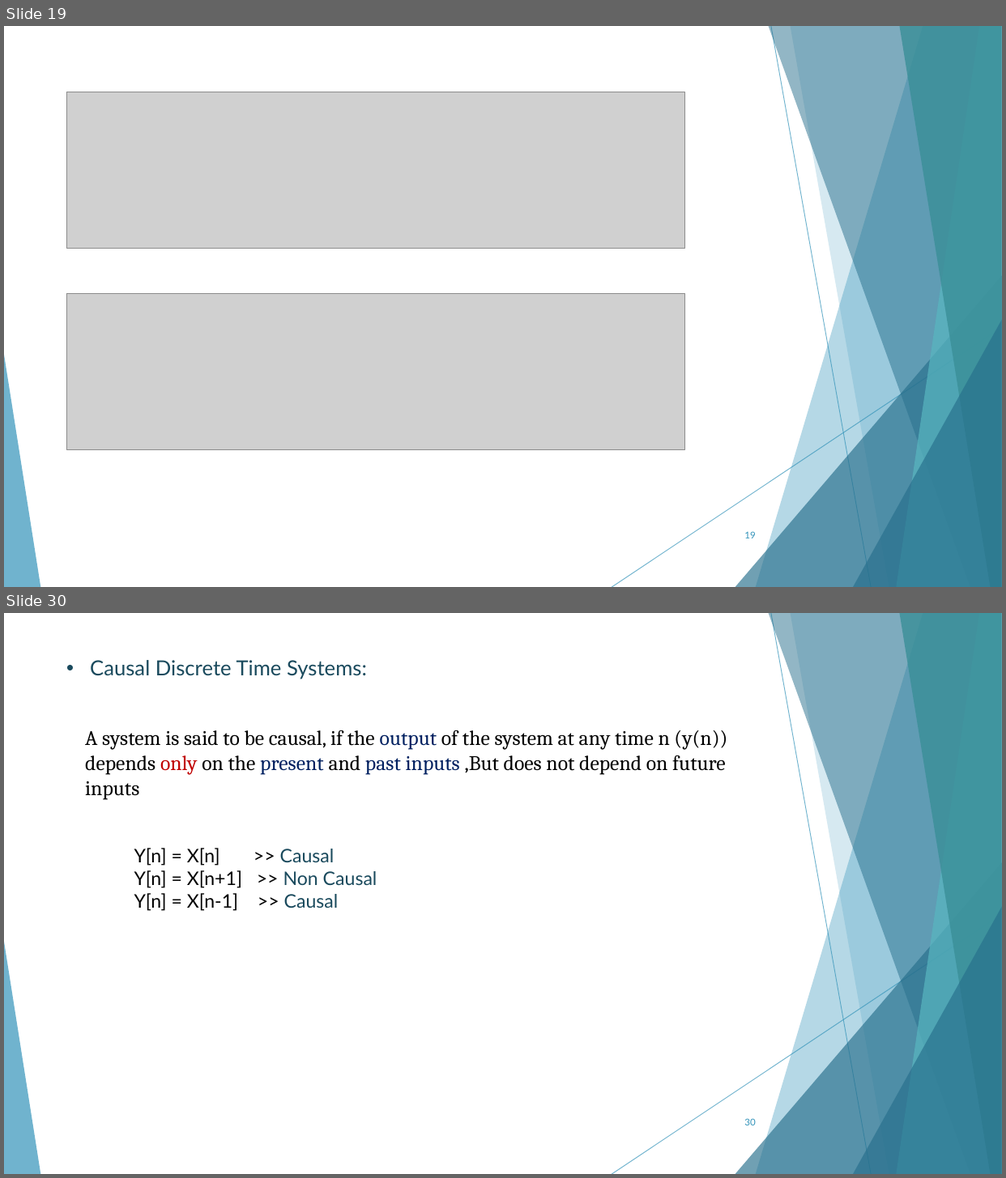
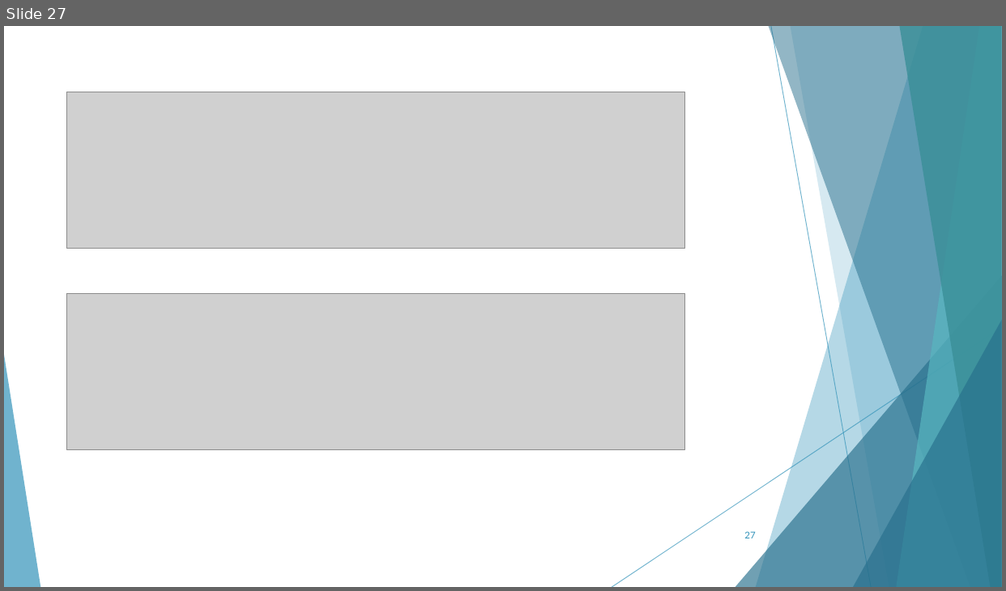
Before and after one commit to AhMjOU/DSP2, a slide deck: lec2.pptx. Shown one above the other, each under a label of ours: slides 19 and 30 before the commit, slide 27 after it; the slides between them are not shown. The pictures are 1006x1178 and 1006x591 pixels, drawn with LibreOffice and Linux fonts; fonts in the diff are those of the drawing; grey boxes stand for pictures. Boxes give left, top, right and bottom in pixels: in the first picture for what was removed or moved away, otherwise in the second. Text is boxed around its words. In the diff, an @@ line names an element or a change of style, - is before the commit and + after.

```diff
--- a/lec2.pptx
+++ b/lec2.pptx
@@ slide 30 removed at bbox=[4, 613, 1002, 1174], background #FFFFFF; not listed: 10 template elements that a slide beside it also shows @@
@@ text removed at bbox=[90, 660, 367, 679] @@
-  • Causal Discrete Time Systems:
@@ text removed at bbox=[85, 730, 727, 799] @@
-A system is said to be causal, if the output of the system at any time n (y(n)) depends only on the present and past inputs ,But does not depend on future inputs
@@ text removed at bbox=[134, 848, 377, 911] @@
-Y[n] = X[n] >> Causal
-Y[n] = X[n+1] >> Non Causal
-Y[n] = X[n-1] >> Causal
@@ page number removed at bbox=[744, 1118, 755, 1126] @@
-30
@@ what was slide 19 is now slide 27 @@
@@ page number at bbox=[744, 531, 755, 539]: text changed @@
-19
+27
```
Also in this commit, not shown: 4 slides changed, 8 slides added, 11 other slides removed, 8 other files.
